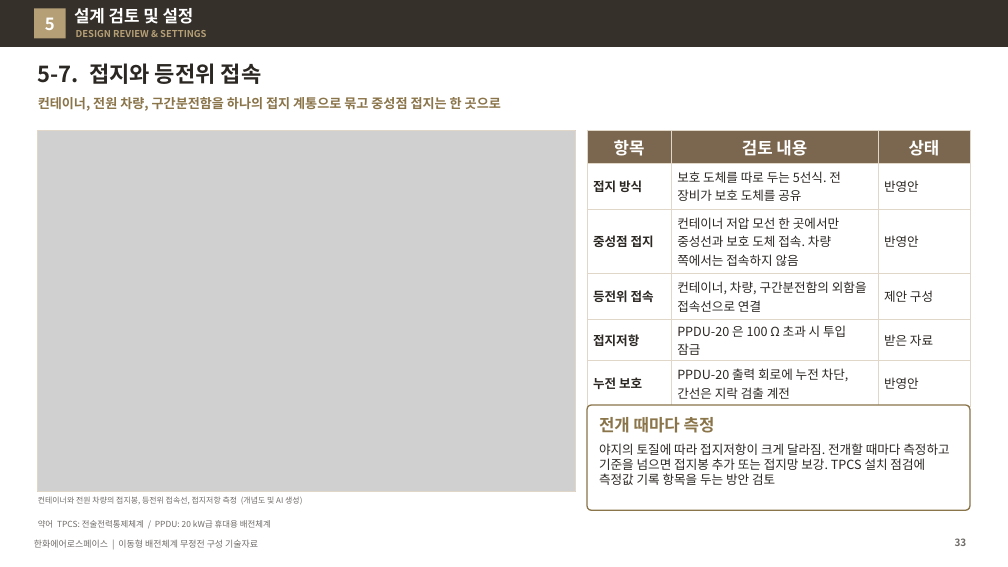
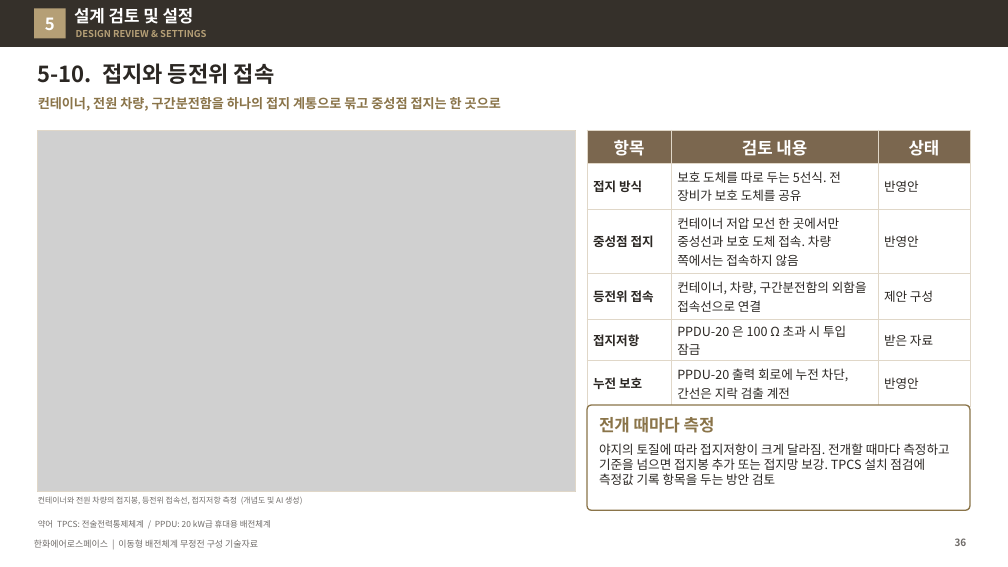
Before and after one commit to byunjd112-hue/headroom, a slide deck: slide 36 of mobile_ems/docs/out/IFPS_이동형배전체계_무정전구성_기술자료_Rev72.pptx (slide 33 before the commit). Drawn at 1008x567 pixels with LibreOffice and Linux fonts; fonts in the diff are those of the drawing; grey boxes stand for pictures. Boxes give left, top, right and bottom in pixels: in the first picture for what was removed or moved away, otherwise in the second. Text is boxed around its words. In the diff, an @@ line names an element or a change of style, - is before the commit and + after.

```diff
--- a/mobile_ems/docs/out/IFPS_이동형배전체계_무정전구성_기술자료_Rev72.pptx
+++ b/mobile_ems/docs/out/IFPS_이동형배전체계_무정전구성_기술자료_Rev72.pptx
@@ title at (38, 63, 275, 84): text changed @@
-5-7. 접지와 등전위 접속
+5-10. 접지와 등전위 접속
@@ page number at (955, 538, 967, 546): text changed @@
-33
+36
```
Also in this commit, not shown: 21 other slides changed, 6 slides added, 6 other files.
